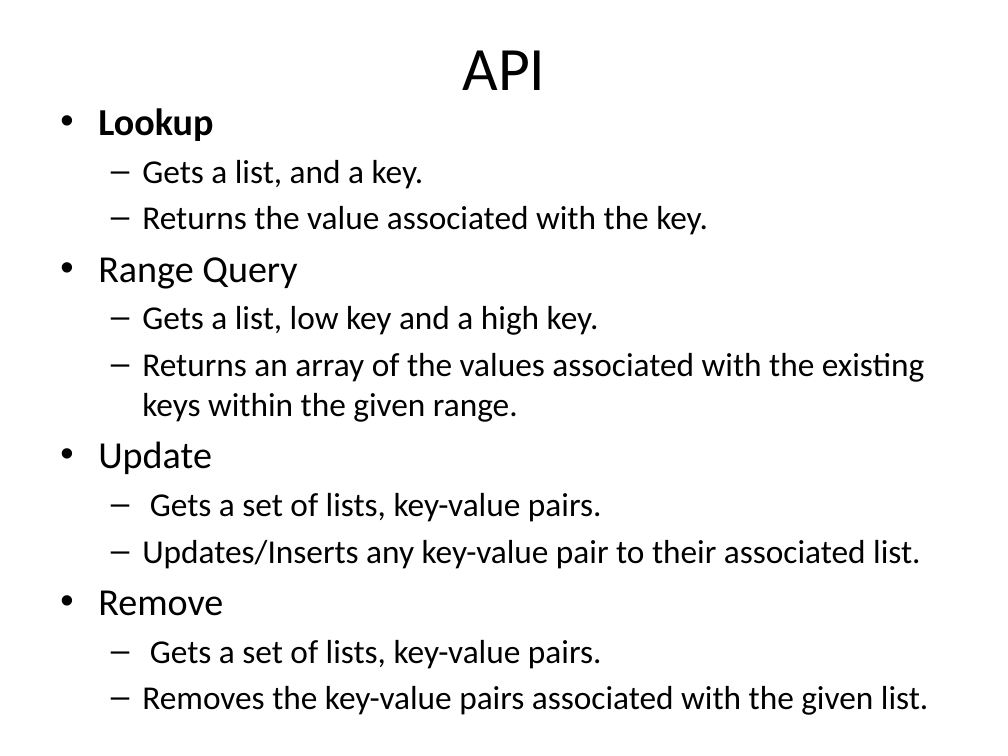
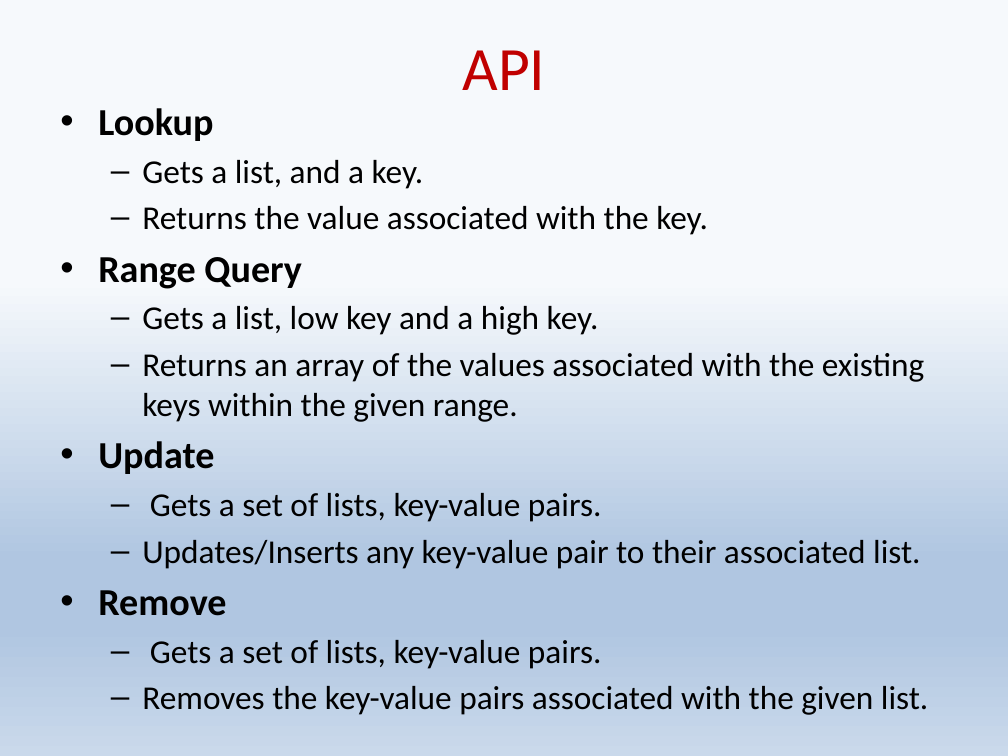
Before and after one commit to shaypele/LeapList, a slide deck: slide 4 of Leaplist.pptx (slide 3 before the commit). Drawn at 1008x756 pixels with LibreOffice and Linux fonts; fonts in the diff are those of the drawing. Boxes give left, top, right and bottom in pixels: in the first picture for what was removed or moved away, otherwise in the second. Text is boxed around its words. In the diff, an @@ line names an element or a change of style, - is before the commit and + after.

```diff
--- a/Leaplist.pptx
+++ b/Leaplist.pptx
@@ background #FFFFFF to gradient #F6F9FC to #B0C6E1 to #CAD9EB @@
@@ title "API" at <box>462,50,545,90</box>: text colour #000000 to #C00000 @@
@@ text at <box>98,257,301,616</box>: bold on in "Range Query", "Update", "Remove" @@
```
Also in this commit, not shown: 2 other slides changed, 8 slides added, 1 other file.
